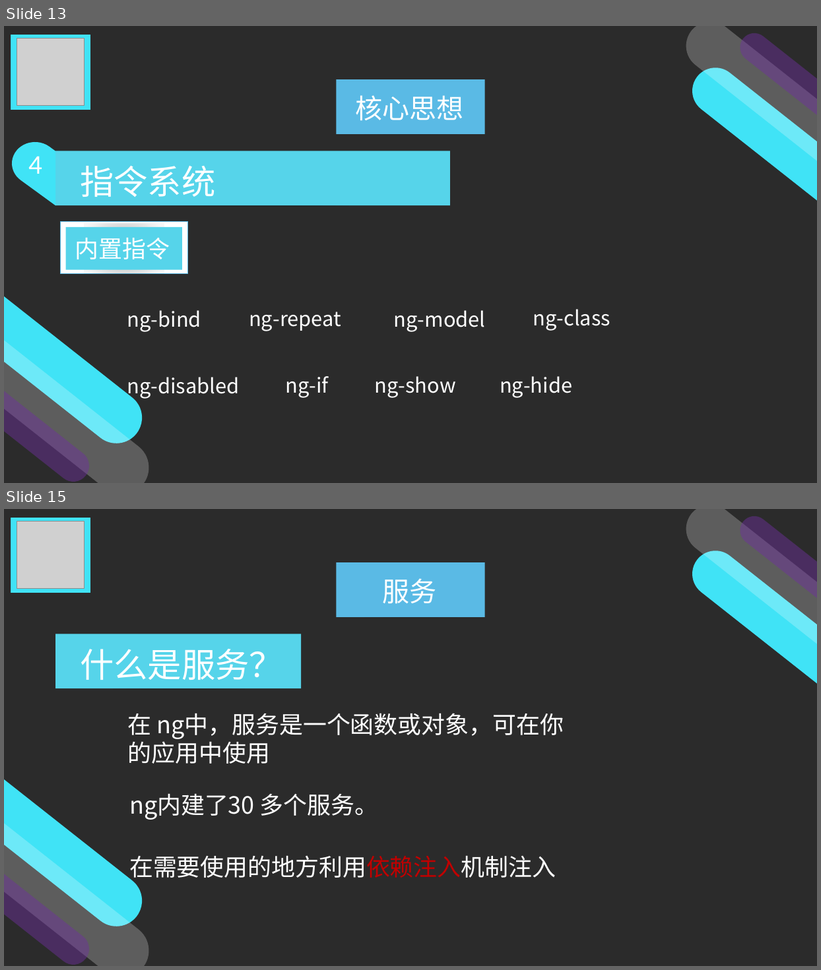
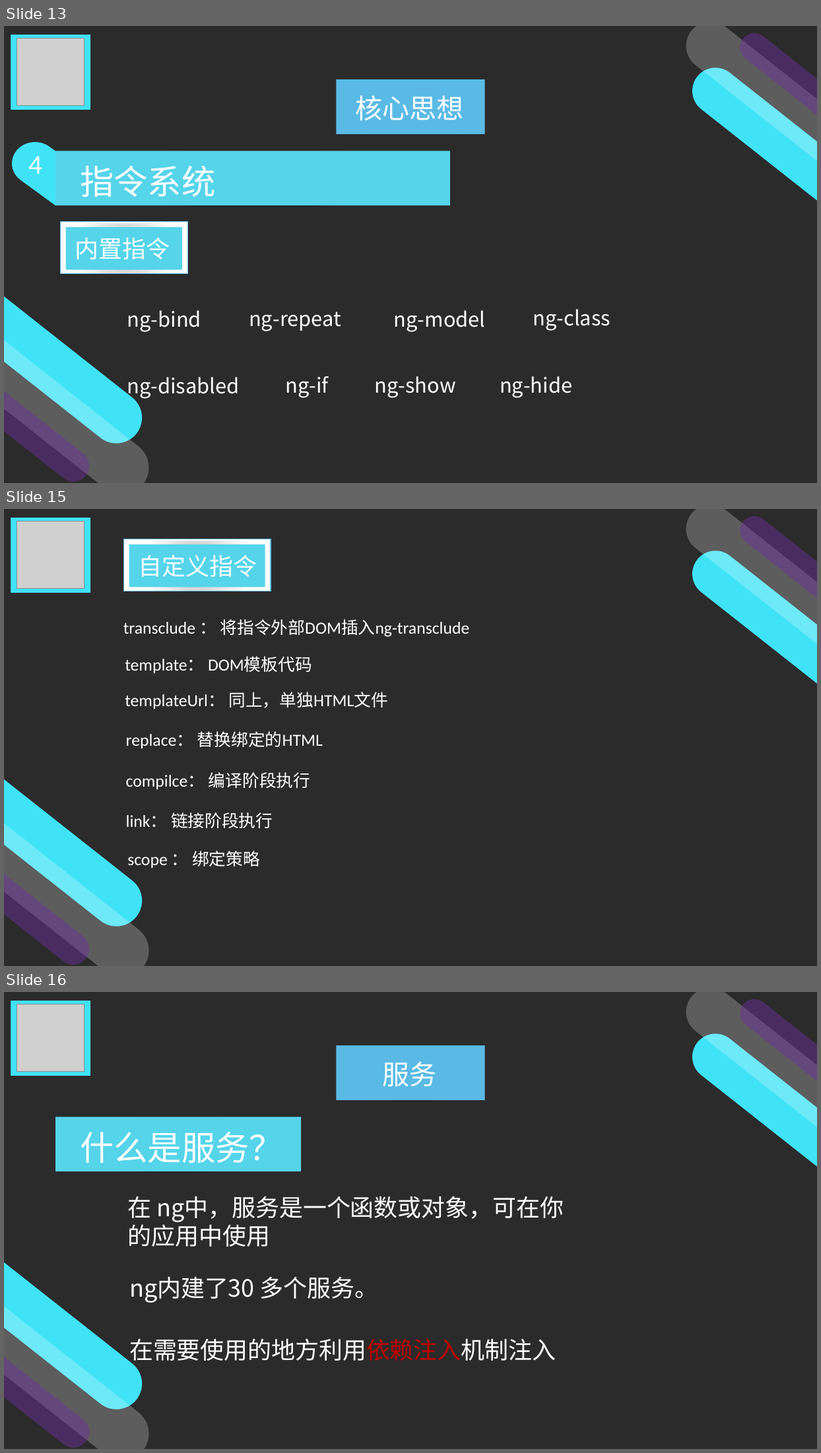
Before and after one commit to Dreamweaver-jun/AngularJS-sample, a slide deck: AngularJS演示.pptx. Shown one above the other, each under a label of ours: slides 13 and 15 before the commit, slides 13, 15 and 16 after it; the slides between them are not shown. The pictures are 821x970 and 821x1453 pixels, drawn with LibreOffice and Linux fonts; fonts in the diff are those of the drawing; grey boxes stand for pictures; background and template pictures are left out; a plain dark background stands for a picture behind light text. Boxes give left, top, right and bottom in pixels: in the first picture for what was removed or moved away, otherwise in the second. Text is boxed around its words. In the diff, an @@ line names an element or a change of style, - is before the commit and + after.

```diff
--- a/AngularJS演示.pptx
+++ b/AngularJS演示.pptx
@@ slide 15 added at [4, 509, 817, 966], background picture (left out) @@
@@ rectangle added at [11, 518, 90, 593], fill #40E3F6, 32 pt, text #FFFFFF @@
+LOGO
@@ rectangle added at [11, 518, 89, 593], fill #40E3F6 @@
@@ picture added at [17, 521, 84, 588] @@
@@ freeform shape added at [686, 509, 817, 644], fill #FFFFFF at 24% opacity @@
@@ freeform shape added at [741, 516, 817, 598], fill #7030A0 at 46% opacity @@
@@ rectangle added at [123, 539, 271, 591], fill #FFFFFF, outline #5ABAE5 1 pt @@
@@ rectangle added at [129, 545, 265, 587], fill #56D4EA @@
@@ text added at [139, 555, 257, 577], 28 pt, text #FFFFFF @@
+自定义指令
@@ freeform shape added at [692, 551, 817, 683], fill #40E3F6 @@
@@ text added at [123, 619, 470, 637], 20 pt, text #FFFFFF @@
+transclude ： 将指令外部DOM插入ng-transclude
@@ text added at [125, 657, 312, 673], 20 pt, text #FFFFFF @@
+template： DOM模板代码
@@ text added at [125, 692, 388, 709], 20 pt, text #FFFFFF @@
+templateUrl： 同上，单独HTML文件
@@ text added at [126, 731, 323, 749], 20 pt, text #FFFFFF @@
+replace： 替换绑定的HTML
@@ freeform shape added at [4, 780, 142, 927], fill #40E3F6 @@
@@ text added at [126, 772, 310, 789], 20 pt, text #FFFFFF @@
+compilce： 编译阶段执行
@@ freeform shape added at [4, 823, 149, 966], fill #FFFFFF at 24% opacity @@
@@ text added at [126, 813, 273, 828], 20 pt, text #FFFFFF @@
+link： 链接阶段执行
@@ text added at [127, 851, 260, 868], 20 pt, text #FFFFFF @@
+scope ： 绑定策略
@@ freeform shape added at [4, 875, 89, 966], fill #7030A0 at 46% opacity @@
@@ what was slide 15 is now slide 16 @@
```
Also in this commit, not shown: 1 slide changed.
